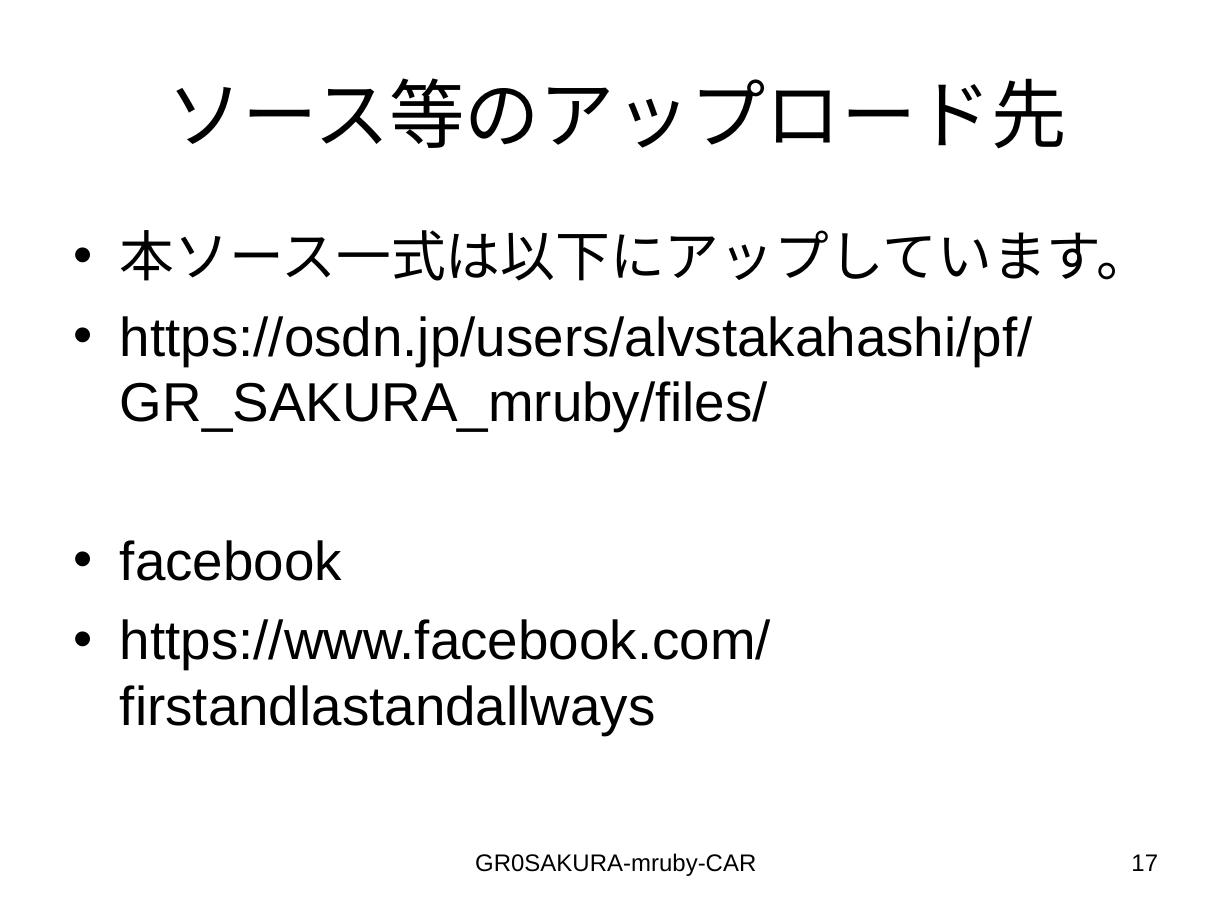
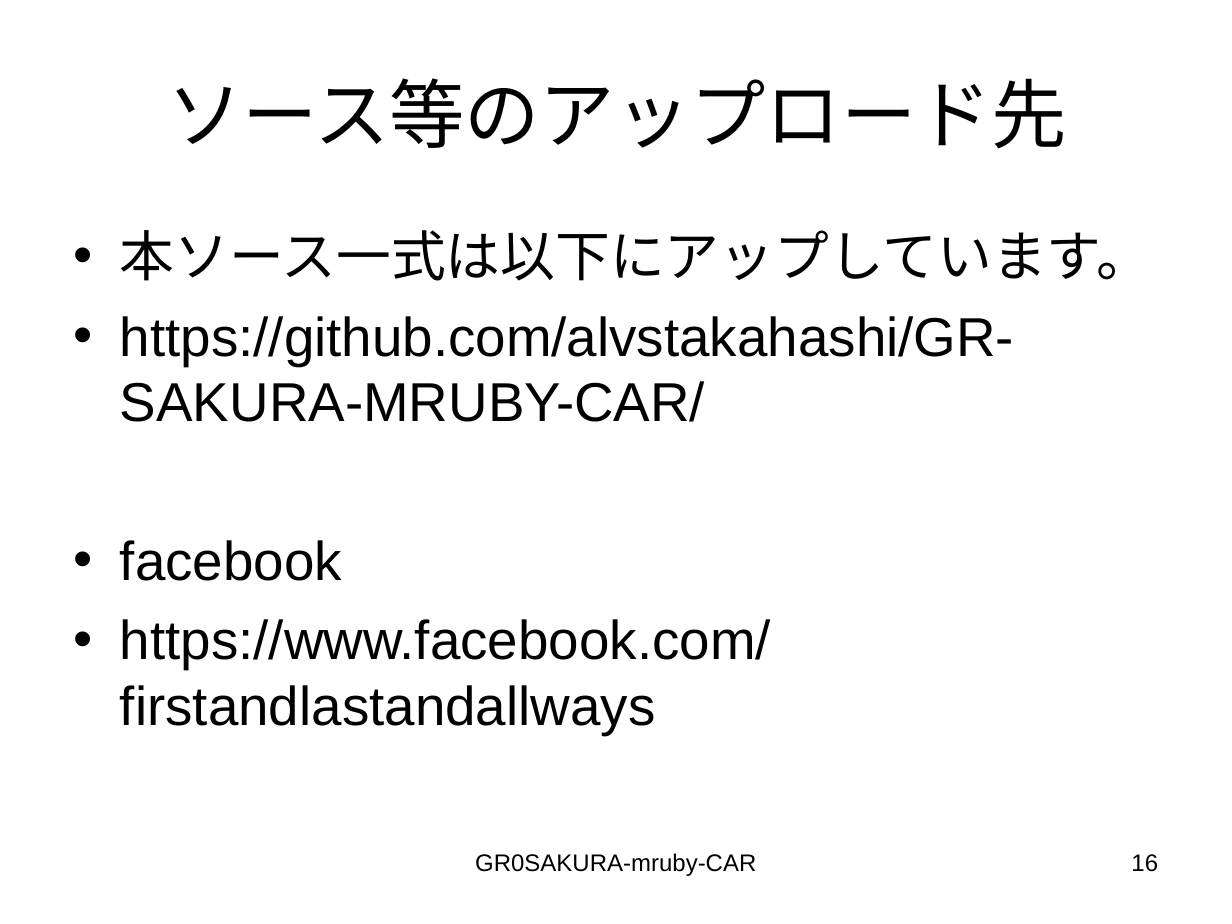
Before and after one commit to alvstakahashi/GR-SAKURA-MRUBY-CAR, a slide deck: slide 16 of GR-SAKURAで動く mrubyスマホリモコンカー（タミヤ製ラジコン改造).ppt (slide 17 before the commit). Drawn at 1232x924 pixels with LibreOffice and Linux fonts; fonts in the diff are those of the drawing. Boxes give left, top, right and bottom in pixels: in the first picture for what was removed or moved away, otherwise in the second. Text is boxed around its words. In the diff, an @@ line names an element or a change of style, - is before the commit and + after.

```diff
--- a/GR-SAKURAで動く mrubyスマホリモコンカー（タミヤ製ラジコン改造).ppt
+++ b/GR-SAKURAで動く mrubyスマホリモコンカー（タミヤ製ラジコン改造).ppt
@@ text at (120, 316, 1014, 422): text changed @@
-• https://osdn.jp/users/alvstakahashi/pf/GR_SAKURA_mruby/files/
+• https://github.com/alvstakahashi/GR-SAKURA-MRUBY-CAR/
@@ page number at (1131, 854, 1158, 872): text changed @@
-17
+16
```
Also in this commit, not shown: 1 slide removed, 1 other file.
